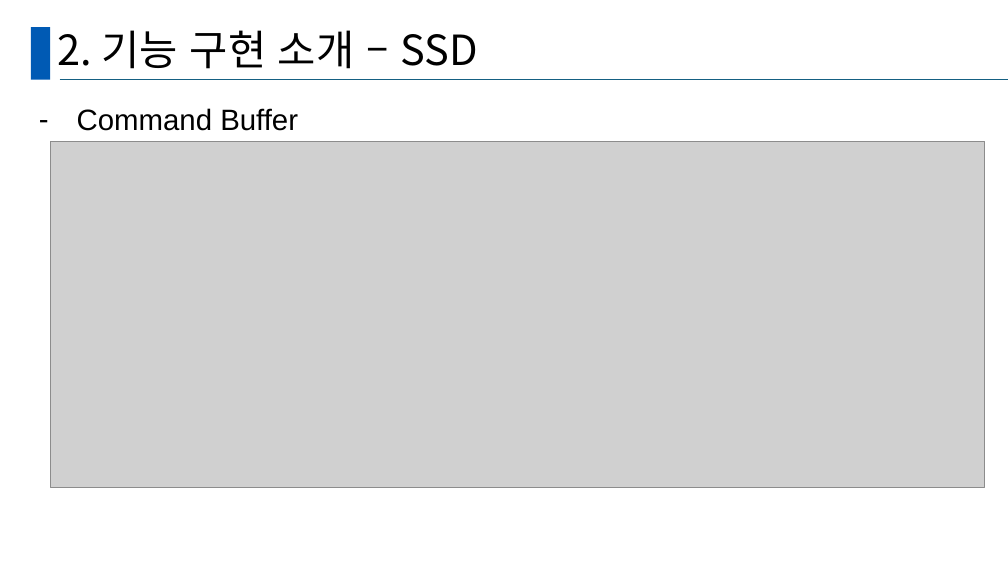
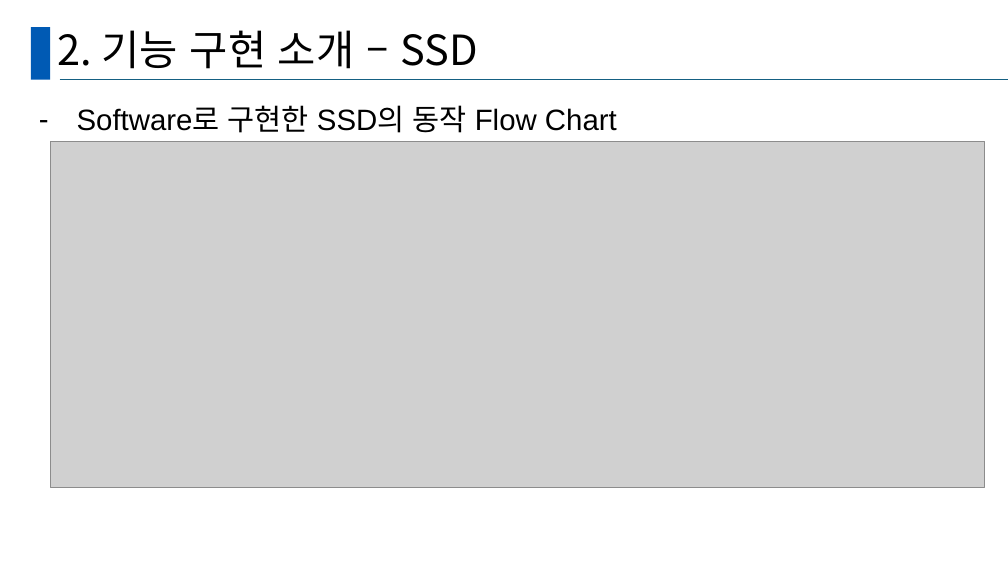
Before and after one commit to GanghyunLee/deep-dive-ssd, a slide deck: slide 31 of D조_DeepDive.pptx. Drawn at 1008x567 pixels with LibreOffice and Linux fonts; fonts in the diff are those of the drawing; grey boxes stand for pictures. Boxes give left, top, right and bottom in pixels: in the first picture for what was removed or moved away, otherwise in the second. Text is boxed around its words. In the diff, an @@ line names an element or a change of style, - is before the commit and + after.

```diff
--- a/D조_DeepDive.pptx
+++ b/D조_DeepDive.pptx
@@ text at (x1=77, y1=105, x2=617, y2=133): text changed @@
-– Command Buffer
+– Software로 구현한 SSD의 동작 Flow Chart
```
Also in this commit, not shown: 11 other slides changed.
